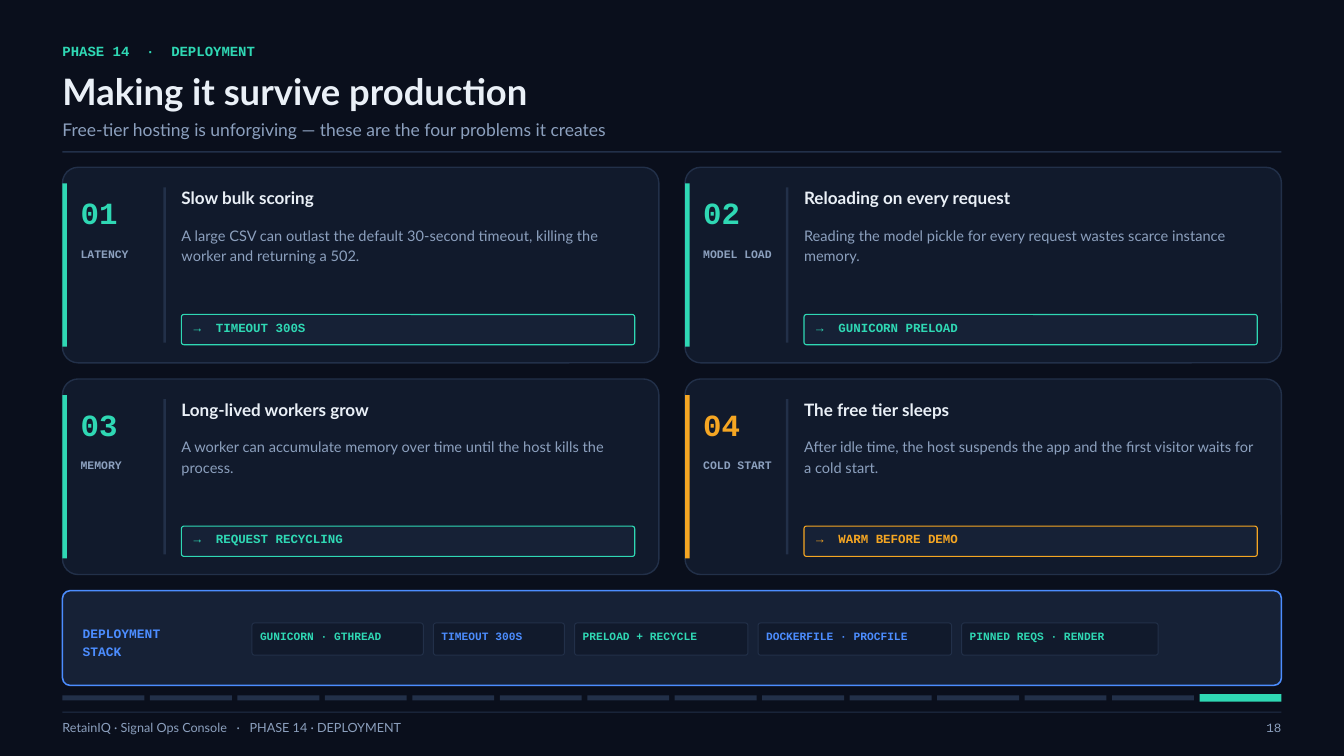
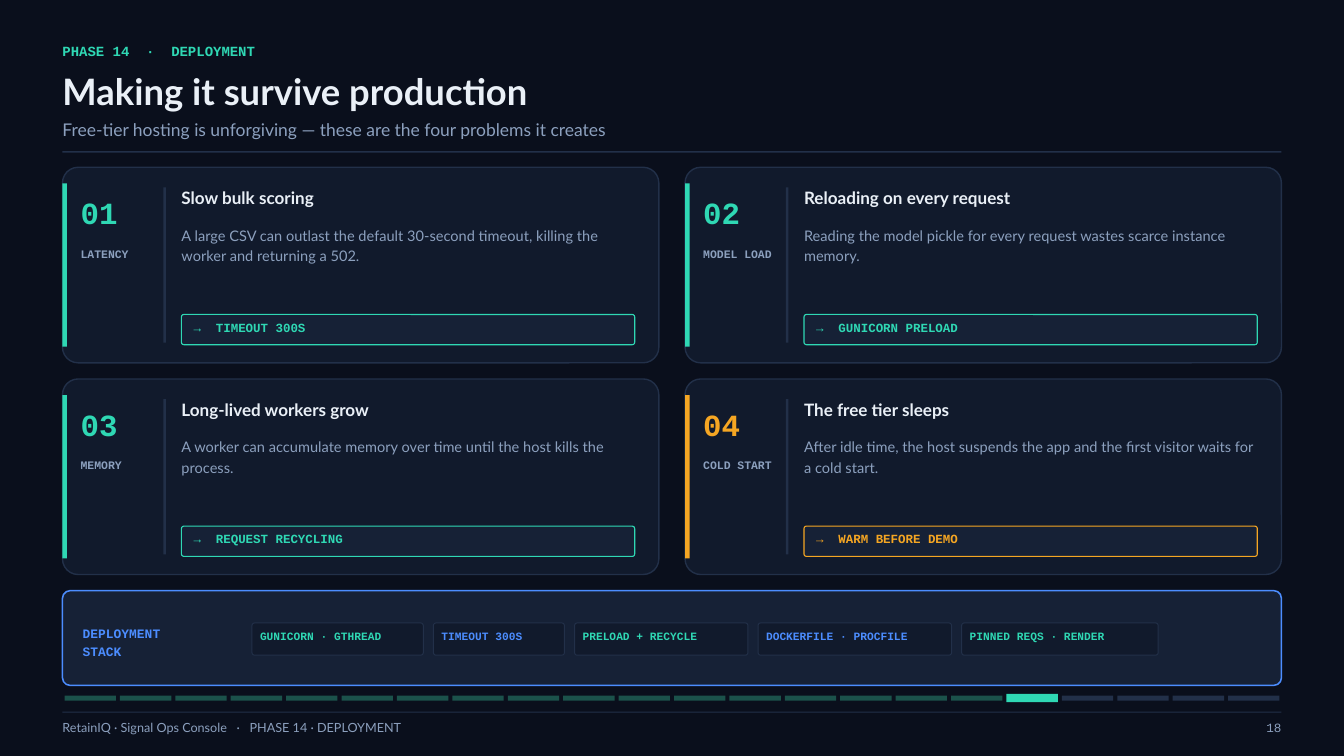
Before and after one commit to Logesh0247/RetainIQ_Signal_Ops_Console, a slide deck: slide 18 of presentation/RetainIQ_Project_Review.pptx. Drawn at 1344x756 pixels with LibreOffice and Linux fonts; fonts in the diff are those of the drawing. Boxes give left, top, right and bottom in pixels: in the first picture for what was removed or moved away, otherwise in the second. Text is boxed around its words. In the diff, an @@ line names an element or a change of style, - is before the commit and + after.

```diff
--- a/presentation/RetainIQ_Project_Review.pptx
+++ b/presentation/RetainIQ_Project_Review.pptx
@@ rectangle: place and size @@
-rectangle at bbox=[63, 696, 144, 701]
+rectangle at bbox=[65, 696, 116, 701]
@@ rectangle: place and size @@
-rectangle at bbox=[238, 696, 320, 701]
+rectangle at bbox=[120, 696, 171, 701]
@@ rectangle removed at bbox=[150, 696, 232, 701] @@
@@ rectangle: place and size @@
-rectangle at bbox=[412, 696, 494, 701]
+rectangle at bbox=[175, 696, 227, 701]
@@ rectangle: place and size @@
-rectangle at bbox=[588, 696, 669, 701]
+rectangle at bbox=[231, 696, 282, 701]
@@ rectangle: place and size @@
-rectangle at bbox=[762, 696, 844, 701]
+rectangle at bbox=[286, 696, 338, 701]
@@ rectangle: place and size @@
-rectangle at bbox=[938, 696, 1019, 701]
+rectangle at bbox=[342, 696, 393, 701]
@@ fill #223049 to #1B524B in 10 elements at bbox=[65, 696, 116, 701], bbox=[120, 696, 171, 701], bbox=[175, 696, 227, 701], bbox=[286, 696, 338, 701], bbox=[342, 696, 393, 701], bbox=[231, 696, 282, 701], bbox=[508, 696, 560, 701], bbox=[675, 696, 726, 701], bbox=[841, 696, 892, 701], bbox=[397, 696, 449, 701] @@
@@ rectangle: place and size @@
-rectangle at bbox=[325, 696, 406, 701]
+rectangle at bbox=[397, 696, 449, 701]
@@ rectangle added at bbox=[453, 696, 504, 701], fill #1B524B @@
@@ rectangle: place and size @@
-rectangle at bbox=[500, 696, 582, 701]
+rectangle at bbox=[508, 696, 560, 701]
@@ rectangle added at bbox=[564, 696, 615, 701], fill #1B524B @@
@@ rectangle added at bbox=[619, 696, 670, 701], fill #1B524B @@
@@ rectangle: place and size @@
-rectangle at bbox=[675, 696, 756, 701]
+rectangle at bbox=[675, 696, 726, 701]
@@ rectangle added at bbox=[730, 696, 781, 701], fill #1B524B @@
@@ rectangle added at bbox=[785, 696, 837, 701], fill #1B524B @@
@@ rectangle: place and size @@
-rectangle at bbox=[850, 696, 932, 701]
+rectangle at bbox=[841, 696, 892, 701]
@@ rectangle added at bbox=[896, 696, 948, 701], fill #1B524B @@
@@ rectangle added at bbox=[951, 696, 1002, 701], fill #1B524B @@
@@ rectangle added at bbox=[1006, 694, 1058, 702], fill #2FD8B4 @@
@@ rectangle: place and size @@
-rectangle at bbox=[1024, 696, 1106, 701]
+rectangle at bbox=[1062, 696, 1113, 701]
@@ rectangle: place and size @@
-rectangle at bbox=[1112, 696, 1194, 701]
+rectangle at bbox=[1117, 696, 1169, 701]
@@ rectangle added at bbox=[1173, 696, 1224, 701], fill #223049 @@
@@ rectangle: place and size @@
-rectangle at bbox=[1200, 695, 1281, 702]
+rectangle at bbox=[1228, 696, 1279, 701]
@@ rectangle at bbox=[1228, 696, 1279, 701]: fill #2FD8B4 to #223049 @@
```
Also in this commit, not shown: 21 other slides changed, 5 other files.
